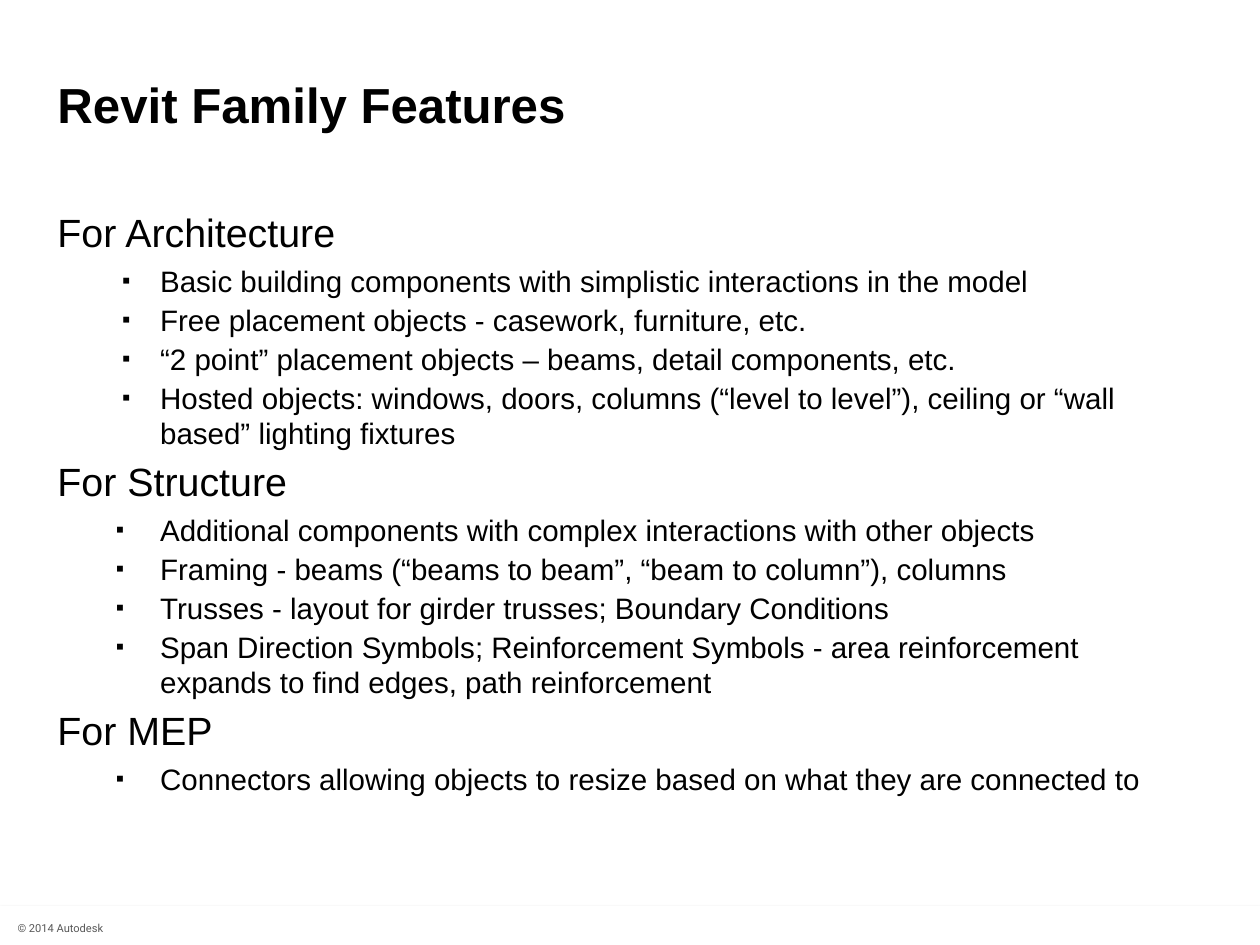
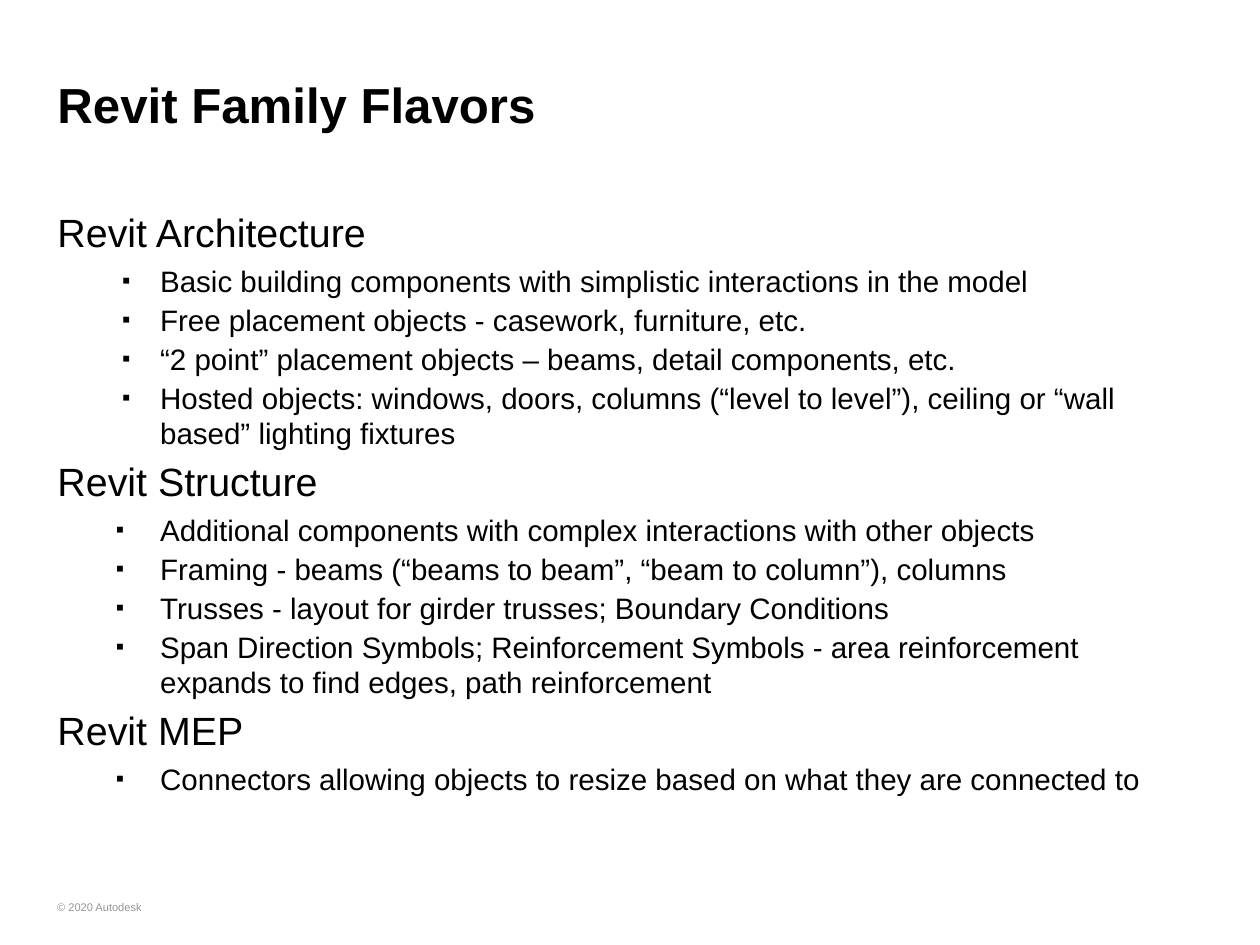
Before and after one commit to ADN-DevTech/RevitTrainingMaterial, a slide deck: slide 6 of Presentation/3_Revit_Family_API.pptx. Drawn at 1260x945 pixels with LibreOffice and Linux fonts; fonts in the diff are those of the drawing; background and template pictures are left out. Boxes give left, top, right and bottom in pixels: in the first picture for what was removed or moved away, otherwise in the second. Text is boxed around its words. In the diff, an @@ line names an element or a change of style, - is before the commit and + after.

```diff
--- a/Presentation/3_Revit_Family_API.pptx
+++ b/Presentation/3_Revit_Family_API.pptx
@@ title at (x1=57, y1=87, x2=536, y2=133): text changed @@
-Revit Family Features
+Revit Family Flavors
@@ text removed at (x1=498, y1=96, x2=601, y2=110) @@
-Introduction to Revit Programming
@@ text at (x1=57, y1=218, x2=366, y2=248): text changed @@
-For Architecture
+Revit Architecture
@@ text at (x1=57, y1=467, x2=318, y2=497): text changed @@
-For Structure
+Revit Structure
@@ text at (x1=57, y1=716, x2=243, y2=746): text changed @@
-For MEP
+Revit MEP
@@ text "© 2020 Autodesk" at (x1=68, y1=903, x2=141, y2=911): vertical alignment top to middle @@
@@ rectangle removed at (x1=0, y1=906, x2=1260, y2=945) @@
@@ text at (x1=68, y1=903, x2=141, y2=911): text changed; font Roboto to Arial; text colour #595959 to #969696 @@
-© 2014 Autodesk
+© 2020 Autodesk
```
Also in this commit, not shown: 50 other slides changed, 1 slide added, 1 slide removed, 7 other files.
